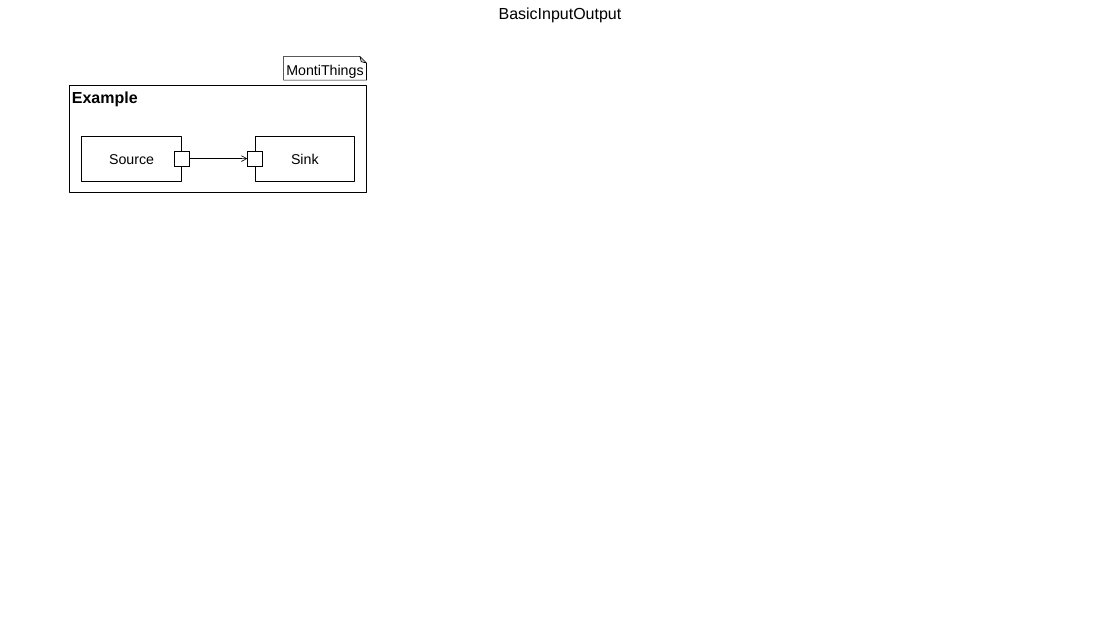
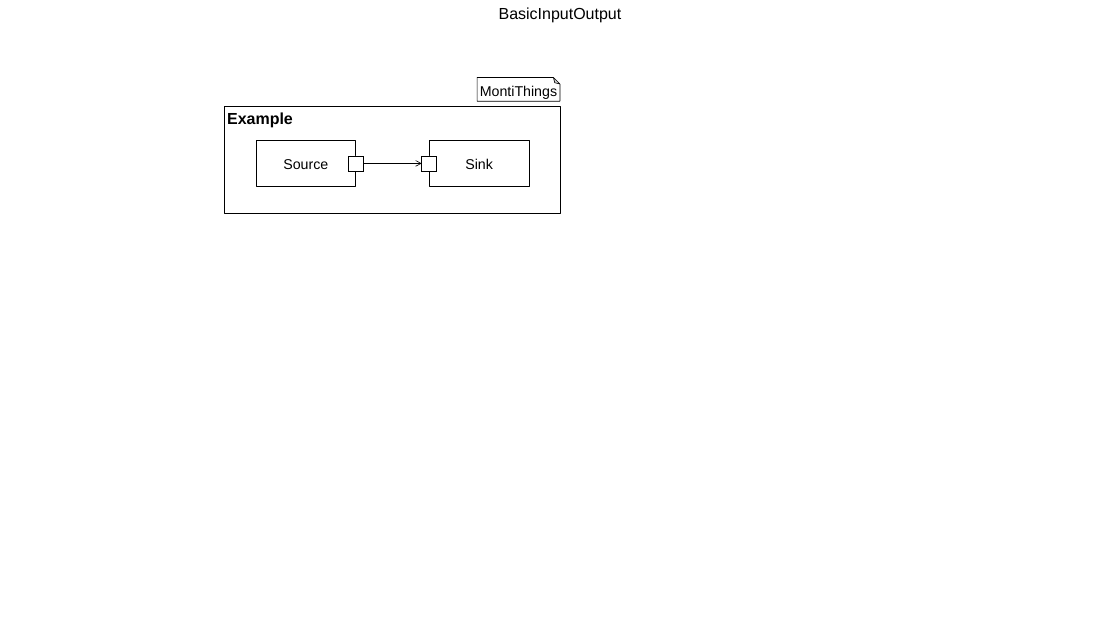
Before and after one commit to MontiCore/montithings, a slide deck: slide 2 of docs/MontiThingsDoku.pptx. Drawn at 1120x630 pixels with LibreOffice and Linux fonts; fonts in the diff are those of the drawing. Boxes give left, top, right and bottom in pixels: in the first picture for what was removed or moved away, otherwise in the second. Text is boxed around its words. In the diff, an @@ line names an element or a change of style, - is before the commit and + after.

```diff
--- a/docs/MontiThingsDoku.pptx
+++ b/docs/MontiThingsDoku.pptx
@@ folded corner "MontiThings": place and size @@
-folded corner "MontiThings" at (284,56,366,80)
+folded corner "MontiThings" at (477,77,559,101)
@@ rectangle "Example": place and size @@
-rectangle "Example" at (69,85,366,192)
+rectangle "Example" at (225,106,560,213)
@@ 4 rectangles, 1 arrow: place and size @@
-4 rectangles, 1 arrow at (81,136,355,181)
+4 rectangles, 1 arrow at (256,141,529,186)
```
Also in this commit, not shown: 1 slide added, 12 other files.
